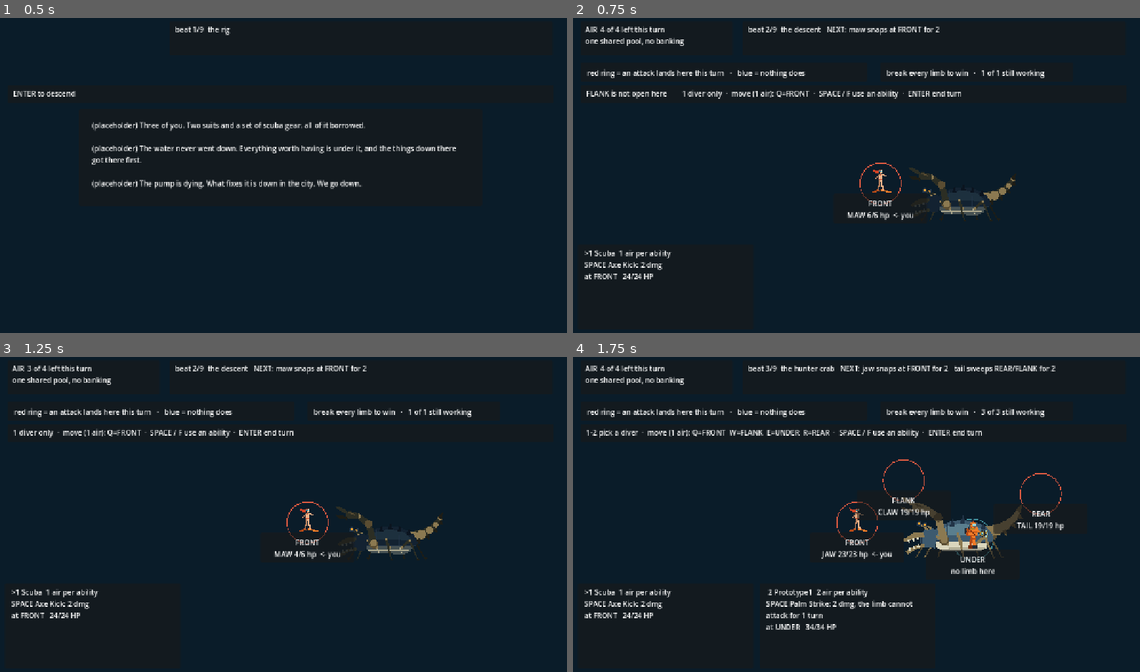
Above: before the commit, frames 1-4 (two rows, left to right).
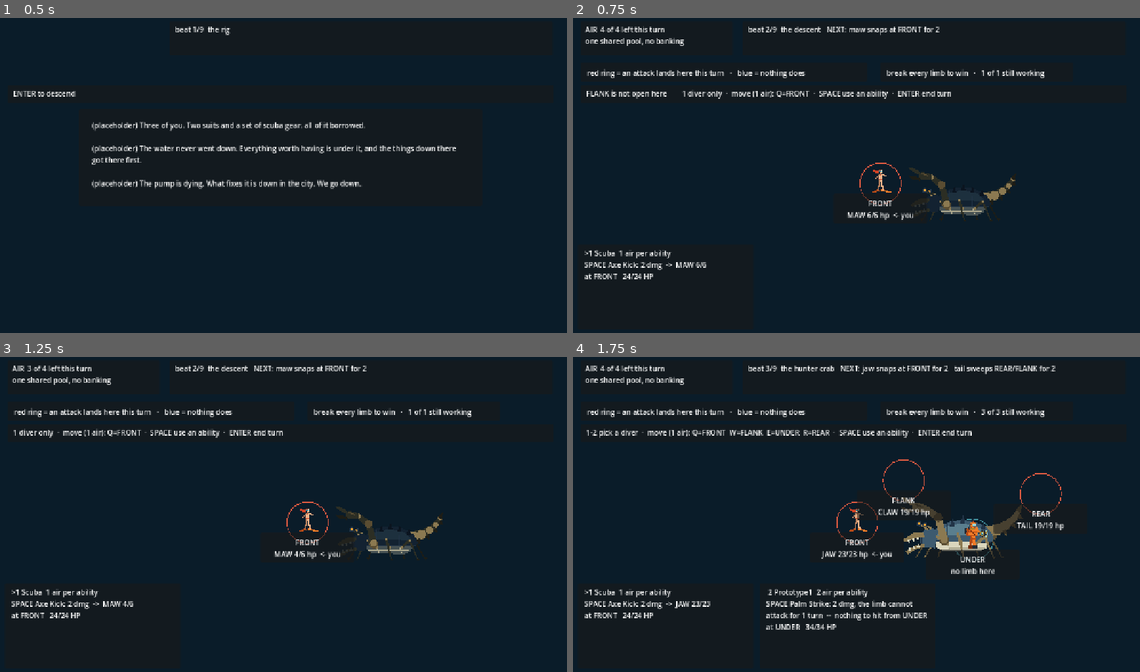
Above: after the commit, the same moments.

Repository: ImmortalDemonGod/salvage
Game: Godot game, scene res://game/main.tscn
The game is run twice, just before and just after one commit, with the same random seed, the same clock (stepped at 60 frames per second) and the same inputs.
Inputs:
- Up to frame 1 (0.5 s): no input
- Up to frame 2 (0.75 s): tap Enter at 0.5 s; hold W from 0.53 s (still down); tap 1 at 0.6 s
- Up to frame 3 (1.25 s): keep holding W; tap Space at 0.77 s
- Up to frame 4 (1.75 s): tap Space at 1.25, 1.52 s; release W at 1.28 s; tap 2 at 1.35 s

Frame 1 is identical in both runs. In frame 2, 0.4% of the frame differs, in the area x 16-69%, y 22-80%; in frame 3, 0.3%; in frame 4, 0.6%, in the area x 16-73%, y 22-84%.

Commit message:
say what the ability hits
A cold read of the tutorial fight, briefed with the actual playtest
complaint (an earlier group said they did not understand what they were
doing), came back at 4 of 5 confidence and named the one remaining gap
precisely: nothing on screen says what an ability targets. "at FRONT"
reads as where you are standing, not what you are striking, so the last
step from reading the screen to taking a correct turn was a guess.

Each ability line now ends with its target and that target's health --
"SPACE Axe Kick: 2 dmg -> JAW 23/23" -- and says "nothing to hit from
UNDER" when there is none, which also makes a diver standing somewhere
useless visibly useless instead of leaving the player to work it out.

Same read caught F being advertised before it is earned: the help line
offered "SPACE / F use an ability" while no diver had a second ability
yet, so the key looked like an alias or a bug. It is only offered once
somebody can use it.

Also fixed while waiting on a deep pass: Bots.run_fight reported
`3 - alive()` as the downed count. The party size is content, and the
descent runs one diver, so it reported two divers down in a fight that
never had them.

Diff:
--- a/game/main.gd
+++ b/game/main.gd
@@ -389,7 +389,15 @@
 				"hit_and_step": what = "%d dmg, then move free" % int(ab.dmg)
 				"hit_wide": what = "%d dmg here and either side" % int(ab.dmg)
 				"shut": what = ("%d dmg, " % int(ab.dmg) if int(ab.dmg) > 0 else "no damage, ") + "the limb cannot attack for %d turn%s" % [int(ab.get("turns", 1)), "" if int(ab.get("turns", 1)) == 1 else "s"]
-			lines.append("%s %s: %s" % [key, String(ab.name), what])
+			var onto := ""
+			if not combat.can_attack(d):
+				onto = "  --  nothing to hit from %s" % Combat.STATION_NAMES[int(d.station)]
+			else:
+				var tl: int = combat.target_limb(d)
+				if tl >= 0:
+					onto = "  ->  %s %d/%d" % [String(combat.LIMB_NAMES[tl]).to_upper(),
+						int(combat.limb_hp[tl]), int((combat.enc.limbs[tl] as Dictionary).hp)]
+			lines.append("%s %s: %s%s" % [key, String(ab.name), what, onto])
 		card.get_node("label").text = "%s%d %s  %d air per ability%s\n%s\n%s" % [mark, i + 1, d.dname, d.cost, afford, "\n".join(lines), state]
 	ui_help.text = (refusal + "        ") if refusal != "" else ""
 	var keys := ["Q", "W", "E", "R", "T"]
@@ -398,7 +406,11 @@
 		if combat.station_open(i):
 			moves.append("%s=%s" % [keys[i], Combat.STATION_NAMES[i]])
 	var pick := "1 diver only" if combat.divers.size() == 1 else "1-%d pick a diver" % combat.divers.size()
-	ui_help.text += "%s  ·  move (1 air): %s  ·  SPACE / F use an ability  ·  ENTER end turn" % [pick, "  ".join(moves)]
+	var widest := 0
+	for d0 in combat.divers:
+		widest = max(widest, int(d0.kit.size()))
+	var use := "SPACE use an ability" if widest < 2 else "SPACE / F use an ability"
+	ui_help.text += "%s  ·  move (1 air): %s  ·  %s  ·  ENTER end turn" % [pick, "  ".join(moves), use]
 	queue_redraw()
 
 # ---- the player's door. The bot calls these same Combat methods. -------
--- a/tools/bots.gd
+++ b/tools/bots.gd
@@ -210,4 +210,6 @@
 	var hp_lost := 0
 	for d in c.divers:
 		hp_lost += d.max_hp - d.hp
-	return {"win": c.outcome == "victory", "turns": c.turn, "hp_lost": hp_lost, "downed": 3 - c.alive().size()}
+	# the party size is CONTENT: the descent runs one diver, so a hardcoded
+	# 3 reported two divers down in a fight that never had them
+	return {"win": c.outcome == "victory", "turns": c.turn, "hp_lost": hp_lost, "downed": c.divers.size() - c.alive().size()}
